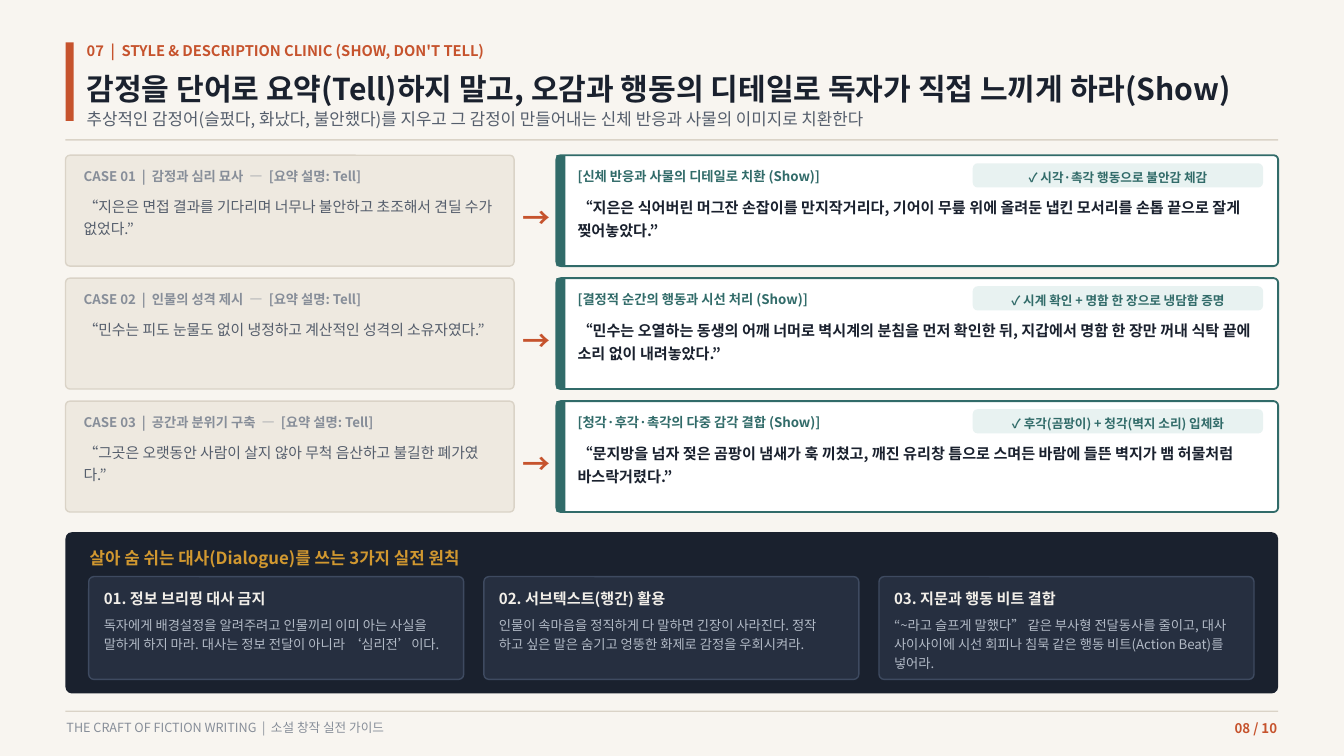
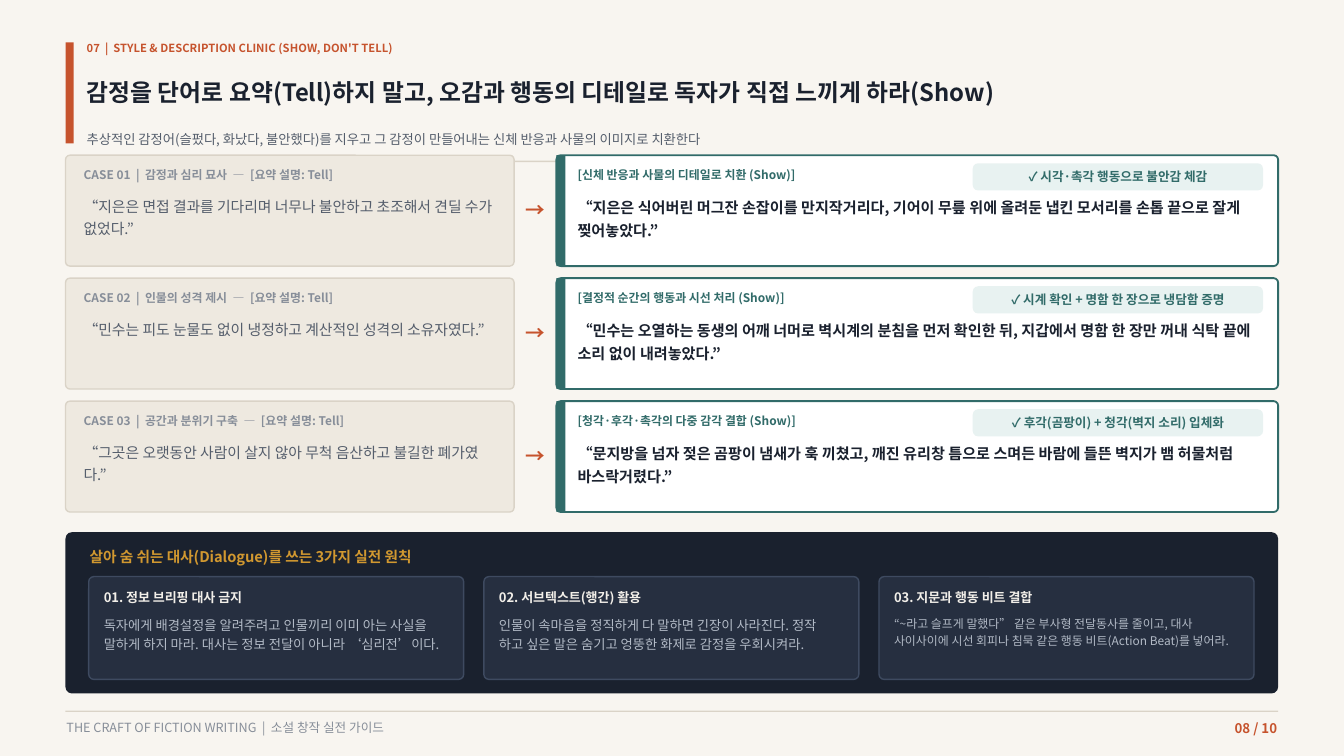
Before and after one commit to lietzsche/dev-lab, a slide deck: slide 8 of 소설쓰기_가이드.pptx. Drawn at 1344x756 pixels with LibreOffice and Linux fonts; fonts in the diff are those of the drawing. Boxes give left, top, right and bottom in pixels: in the first picture for what was removed or moved away, otherwise in the second. Text is boxed around its words. In the diff, an @@ line names an element or a change of style, - is before the commit and + after.

Commit message:
build_novel_ppt.py를 ppt_module 기반으로 재작성, 가이드 재생성
텍스트박스/사각형 생성을 ppt_module에 위임해 "\n" 줄바꿈 누락과
칸 밖 범람 버그를 수정. 헤더(캡션/제목/부제)와 표지 제목을 실측
높이로 순차 배치해 두 줄 제목·헤더가 바로 아래 줄과 겹치던 문제를
고쳤고, 저장 전 ppt_module.validate로 겹침/경계 이탈이 없음을 확인.
소설쓰기_가이드.pptx를 이 수정 내용으로 재생성.

```diff
--- a/소설쓰기_가이드.pptx
+++ b/소설쓰기_가이드.pptx
@@ rectangle: place and size @@
-rectangle at bbox=[66, 42, 74, 121]
+rectangle at bbox=[66, 42, 74, 143]
@@ text "07 | STYLE & DESCRIPTION ..." at bbox=[87, 43, 392, 54]: size 10.5 to 8 pt @@
@@ text "감정을 단어로 요약(Tell)하지 말고, 오감과 ...": place and size @@
-text "감정을 단어로 요약(Tell)하지 말고, 오감과 ..." at bbox=[87, 74, 1231, 107]
+text "감정을 단어로 요약(Tell)하지 말고, 오감과 ..." at bbox=[87, 81, 994, 106]
@@ text "감정을 단어로 요약(Tell)하지 말고, 오감과 ..." at bbox=[87, 81, 994, 106]: size 21.5 to 17 pt @@
@@ text "추상적인 감정어(슬펐다, 화났다, 불안했다)를 지우고 ...": place and size @@
-text "추상적인 감정어(슬펐다, 화났다, 불안했다)를 지우고 ..." at bbox=[87, 111, 863, 128]
+text "추상적인 감정어(슬펐다, 화났다, 불안했다)를 지우고 ..." at bbox=[87, 133, 701, 147]
@@ text "추상적인 감정어(슬펐다, 화났다, 불안했다)를 지우고 ..." at bbox=[87, 133, 701, 147]: size 12 to 9.5 pt @@
@@ rectangle: place and size @@
-rectangle at bbox=[66, 139, 1278, 140]
+rectangle at bbox=[66, 160, 1278, 161]
@@ line spacing 1.25 to 1 in 3 elements at bbox=[1040, 170, 1207, 182], bbox=[1023, 293, 1224, 305], bbox=[1024, 416, 1224, 430] @@
@@ size 20 to 14 pt in 3 elements at bbox=[516, 188, 555, 232], bbox=[516, 311, 555, 355], bbox=[516, 434, 555, 478] @@
@@ text "살아 숨 쉬는 대사(Dialogue)를 쓰는 ..." at bbox=[90, 549, 412, 566]: size 12 to 10.5 pt @@
@@ size 10.8 to 9.3 pt in 3 elements at bbox=[104, 591, 242, 603], bbox=[499, 591, 641, 605], bbox=[894, 591, 1033, 603] @@
@@ size 9.5 to 8.5 pt in 7 elements at bbox=[84, 169, 333, 181], bbox=[578, 169, 795, 182], bbox=[84, 292, 333, 304], bbox=[578, 292, 784, 305], bbox=[84, 415, 344, 427], bbox=[578, 415, 796, 428], bbox=[894, 618, 1229, 647] @@
```
Also in this commit, not shown: 9 other slides changed, 1 other file.
